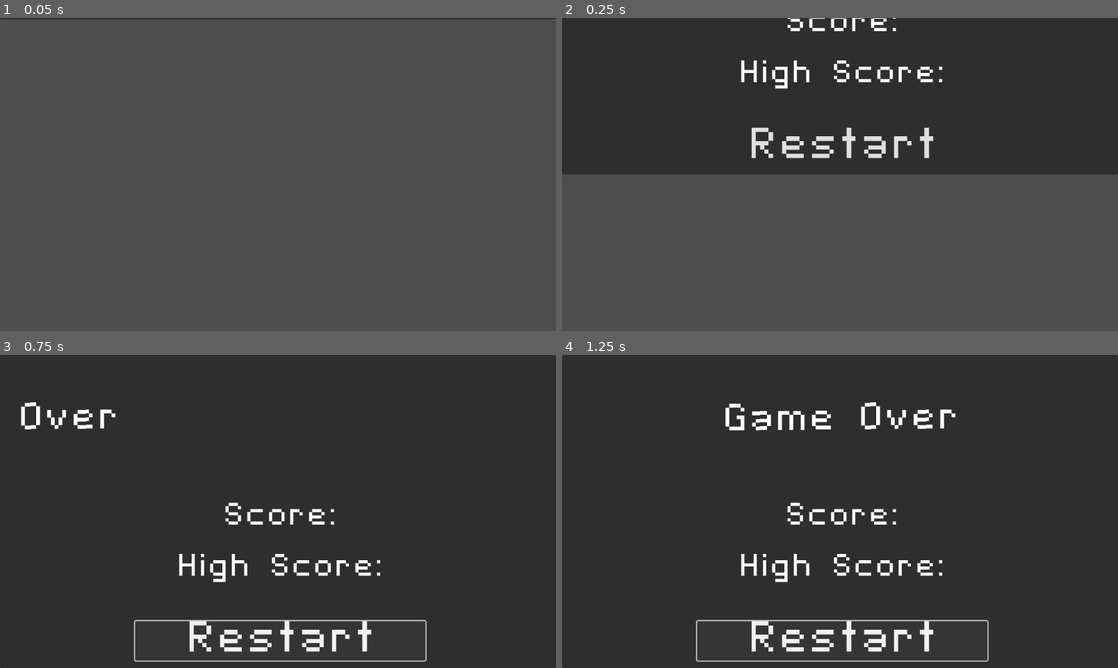
Above: before the commit, frames 1-4 (two rows, left to right).
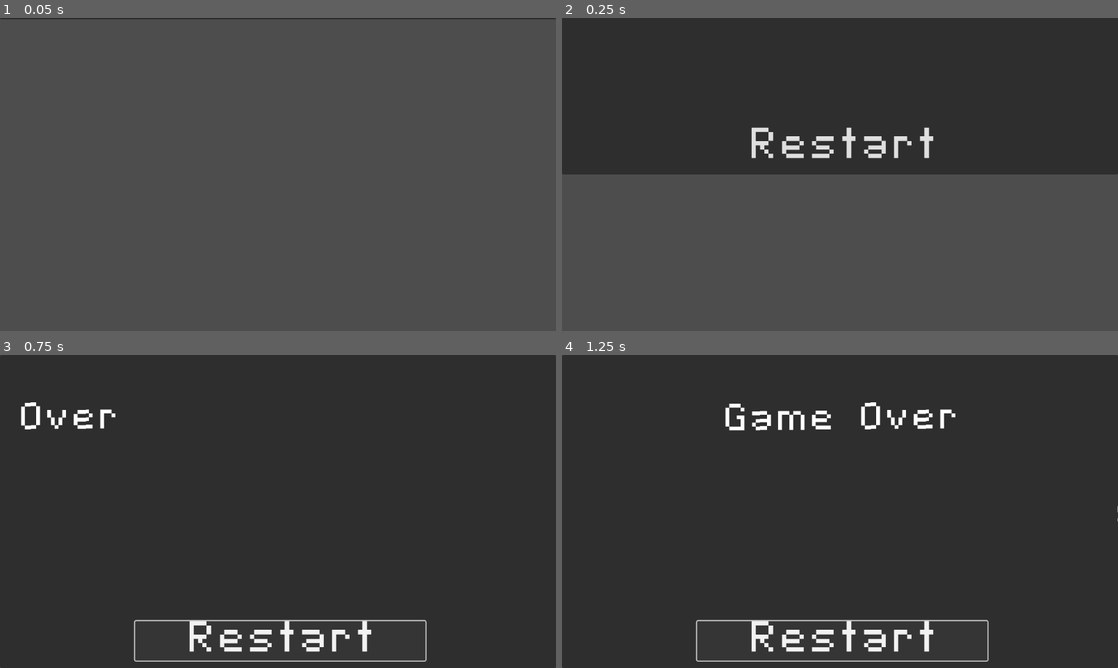
Above: after the commit, the same moments.

Repository: cofeek-codes/Space-Strike
Game: Godot game, scene res://scenes/ui/game_over.tscn
Two runs of this game, one before a commit and one after it. Both use one fixed random seed, a clock stepped at 60 frames per second and the inputs below. This scene is started directly instead of the project's main scene.
Inputs:
- Up to frame 1 (0.05 s): no input
- Up to frame 2 (0.25 s): no input
- Up to frame 3 (0.75 s): click "Restart" at 0.5 s
- Up to frame 4 (1.25 s): no input

Frame 1 is identical in both runs. In frame 2, 1.1% of the frame differs, in the area x 32-69%, y 0-23%; in frame 3, 1.2%; in frame 4, 1.2%, in the area x 32-100%, y 47-73%.

Commit message:
[game over]: score labels labels transition

Diff:
--- a/scripts/ui/game_over.gd
+++ b/scripts/ui/game_over.gd
@@ -3,6 +3,7 @@
 @onready var panel: Panel = $Panel
 @onready var game_over_label: Label = $Panel/GameOverLabel
 @onready var score_label: Label = $Panel/ScoreLabel
+@onready var high_score_label: Label = $Panel/HighScoreLabel
 
 
 const PANEL_TWEEN_DURATION = 0.5
@@ -11,11 +12,13 @@
 func _ready() -> void:
 	panel.position.y -= panel.size.y
 	game_over_label.position.x -= panel.size.x
+	score_label.position.x += panel.size.x
+	high_score_label.position.x += panel.size.x
 
 	var panel_tween: Tween
 	var game_over_label_tween: Tween
 	var score_label_tween: Tween
-	var max_score_label_tween: Tween
+	var high_score_label_tween: Tween
 
 
 
@@ -24,7 +27,12 @@
 	await get_tree().create_timer(0.5).timeout
 	game_over_label_tween = check_and_create_tween(game_over_label_tween, Tween.TransitionType.TRANS_CUBIC)
 	game_over_label_tween.tween_property(game_over_label, "position:x", game_over_label.position.x + panel.size.x, PANEL_TWEEN_DURATION)
-
+	await get_tree().create_timer(0.5).timeout
+	score_label_tween = check_and_create_tween(score_label_tween, Tween.TransitionType.TRANS_CUBIC)
+	score_label_tween.tween_property(score_label, "position:x", score_label.position.x - panel.size.x, PANEL_TWEEN_DURATION)
+	await get_tree().create_timer(0.5).timeout
+	high_score_label_tween = check_and_create_tween(high_score_label_tween, Tween.TransitionType.TRANS_CUBIC)
+	high_score_label_tween.tween_property(high_score_label, "position:x", high_score_label.position.x - panel.size.x, PANEL_TWEEN_DURATION)
 
 # Called every frame. 'delta' is the elapsed time since the previous frame.
 func _process(delta: float) -> void:
